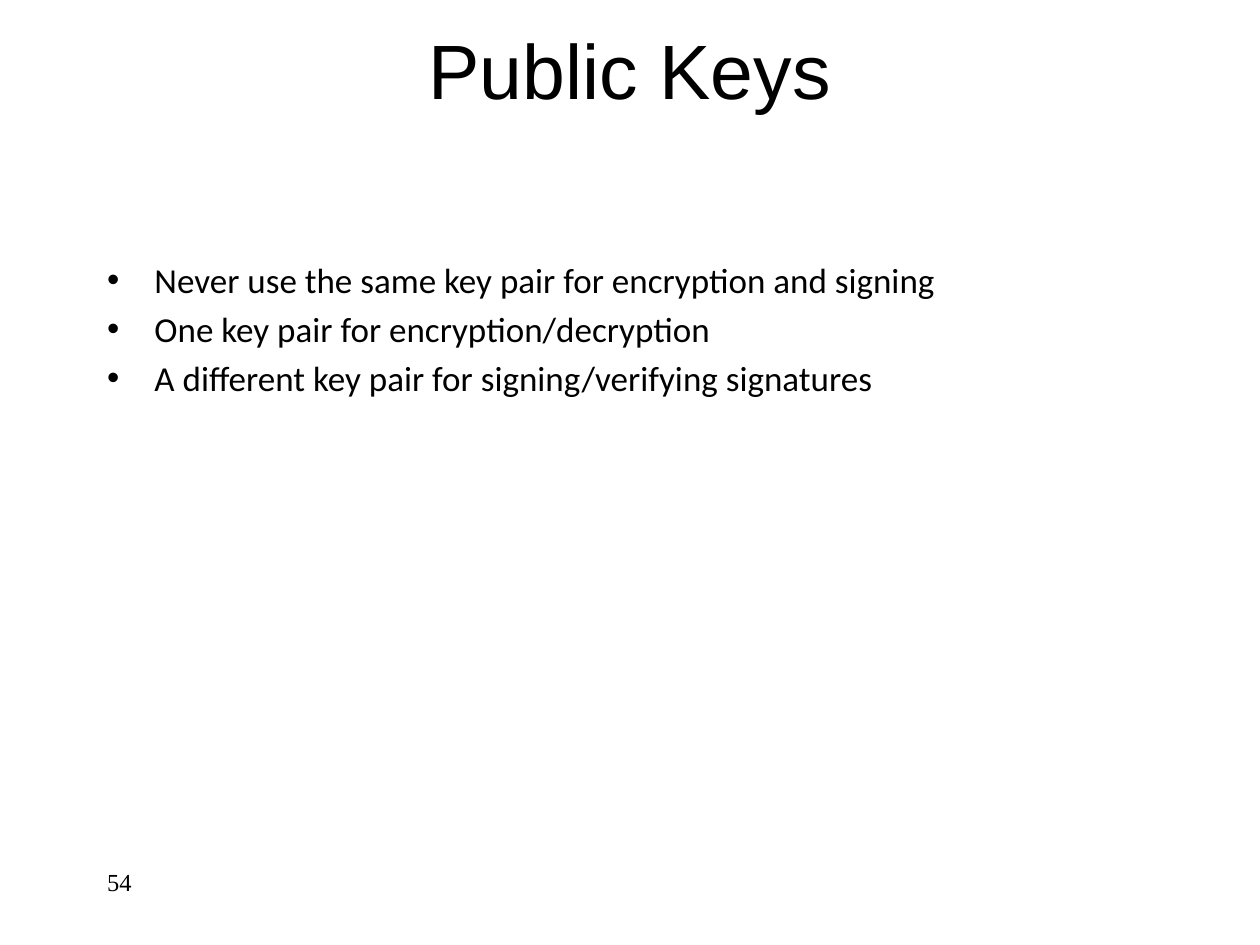
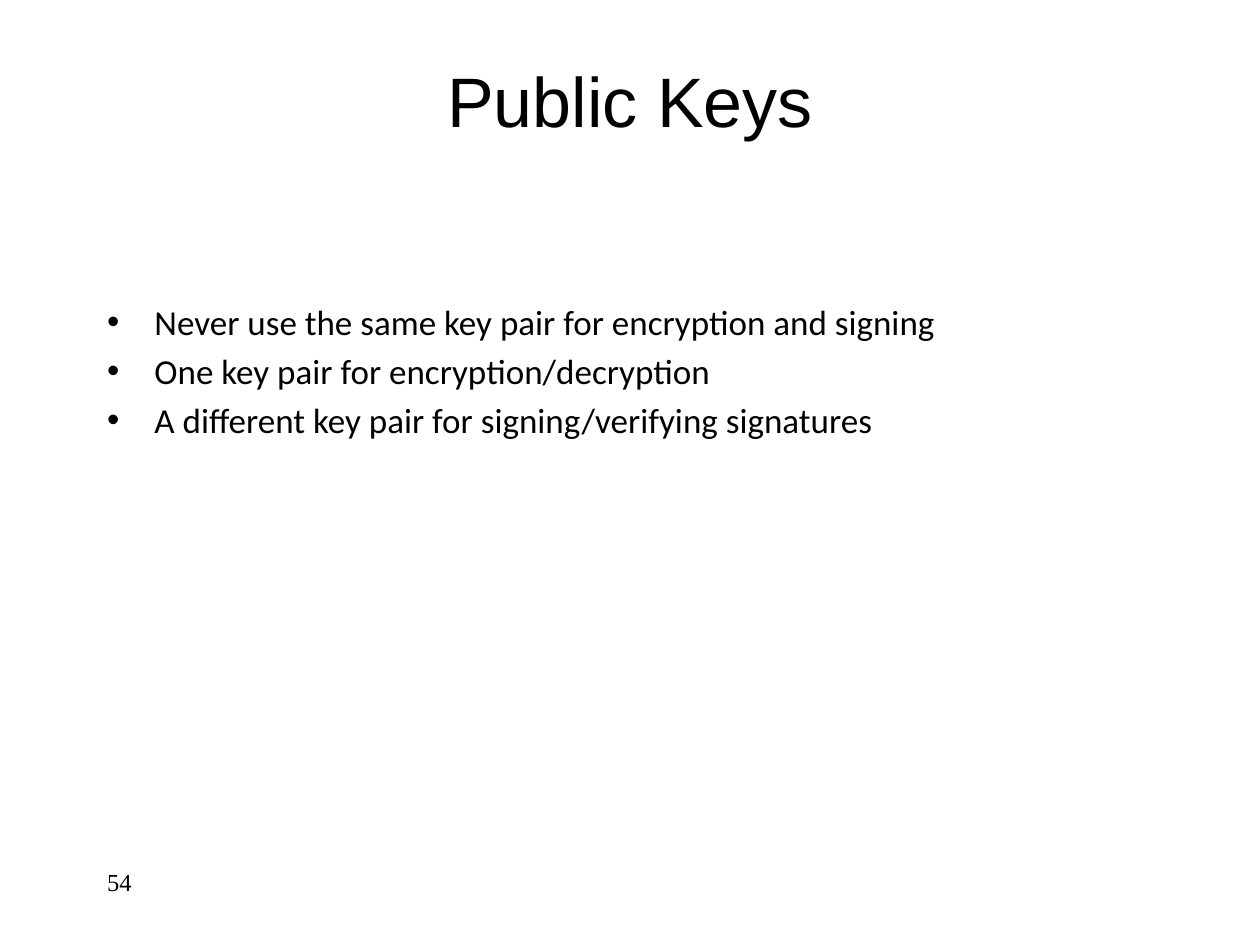
Before and after one commit to jlmucb/class_notes, a slide deck: slide 54 of BerkeleyClass/CS290Spring2013/Lectures/Cryptoclass9.pptx. Drawn at 1260x945 pixels with LibreOffice and Linux fonts; fonts in the diff are those of the drawing. Boxes give left, top, right and bottom in pixels: in the first picture for what was removed or moved away, otherwise in the second. Text is boxed around its words. In the diff, an @@ line names an element or a change of style, - is before the commit and + after.

Commit message:
FOrmatting

```diff
--- a/BerkeleyClass/CS290Spring2013/Lectures/Cryptoclass9.pptx
+++ b/BerkeleyClass/CS290Spring2013/Lectures/Cryptoclass9.pptx
@@ title "Public Keys": place and size @@
-title "Public Keys" at (429,43,831,113)
+title "Public Keys" at (447,76,813,140)
@@ title "Public Keys" at (447,76,813,140): size 44 to 40 pt @@
@@ text "Never use the same key ...": place and size @@
-text "Never use the same key ..." at (154,268,935,397)
+text "Never use the same key ..." at (154,310,935,439)
```
Also in this commit, not shown: 28 other slides changed.
